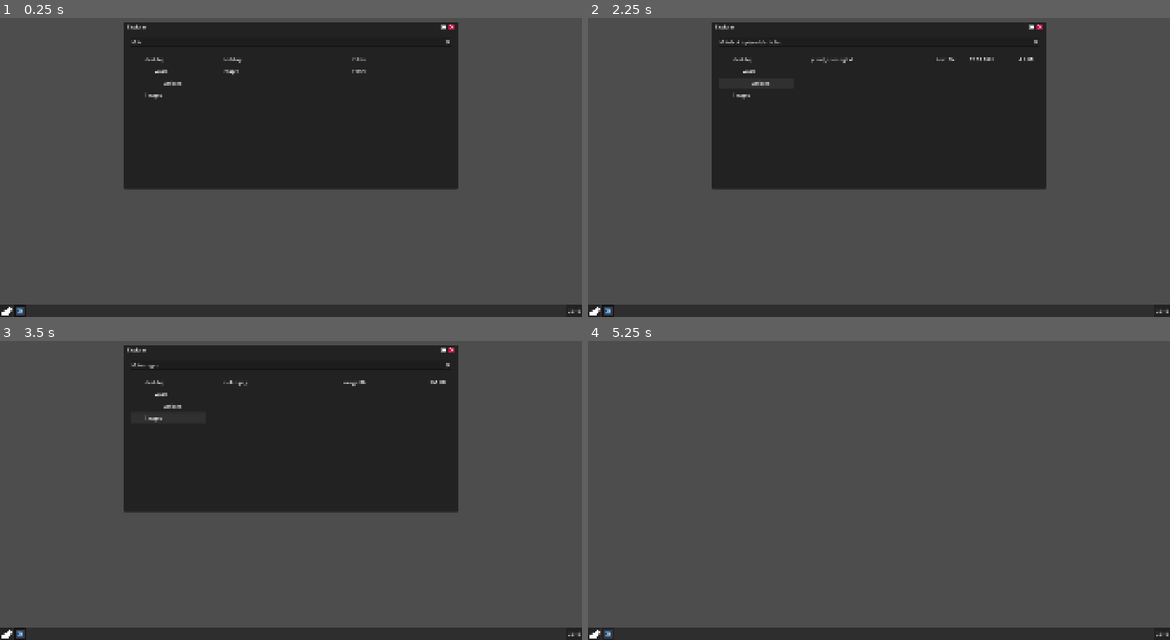
Above: before the commit, frames 1-4 (two rows, left to right).
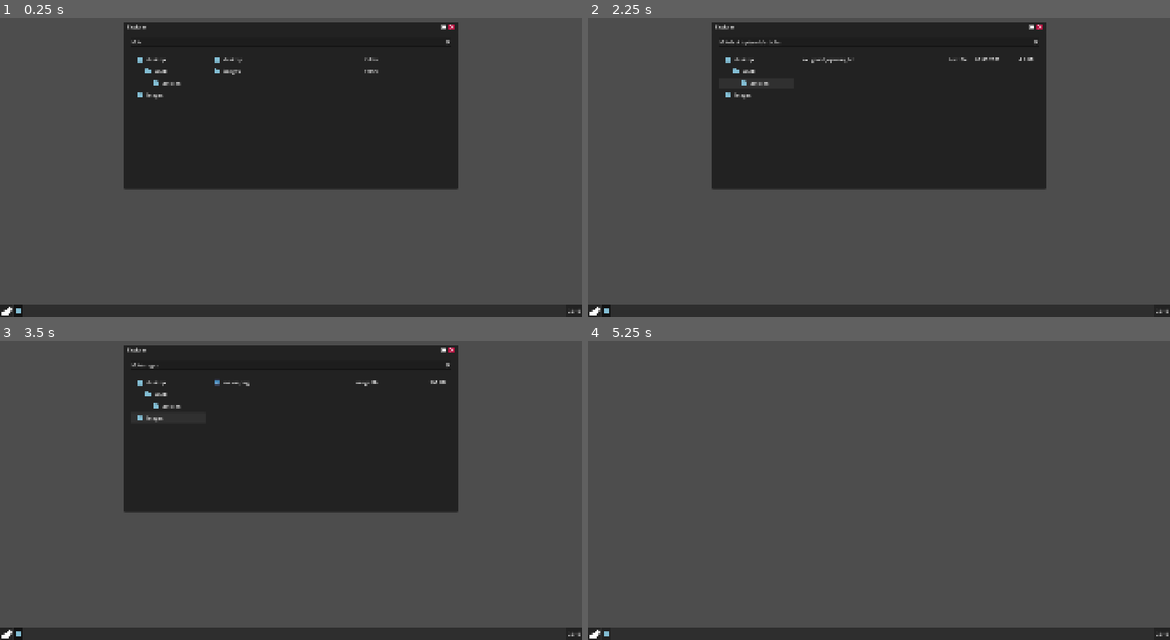
Above: after the commit, the same moments.

Repository: Dherleth/melon-os
Game: Godot game, scene res://os/core/os_system/os_system.tscn
Two runs of this game, one before a commit and one after it. Both use one fixed random seed, a clock stepped at 60 frames per second and the inputs below.
Inputs (mouse positions are in pixels of both pictures, inside the frame that each line leads up to):
- Up to frame 1 (0.25 s): no input
- Up to frame 2 (2.25 s): click (756, 59) at 0.52 s; click (756, 71) at 1.27 s; click (756, 83) at 2.02 s
- Up to frame 3 (3.5 s): click (168, 418) at 2.77 s
- Up to frame 4 (5.25 s): click (593, 634) at 3.5 s; click (593, 634) at 4.25 s; click (1030, 349) at 5 s

The runs differ from the first frame. In frame 1, 0.4% of the frame differs, in the area x 2-65%, y 13-100%; in frame 2, 0.3%; in frame 3, 0.3%; in frame 4, less than 0.1%.

Commit message:
icons in file explorer

Diff:
--- a/os/core/os_system/os_system.gd
+++ b/os/core/os_system/os_system.gd
@@ -6,23 +6,6 @@
 @onready var os_window_container: OsWindowsContainer = $OsWindowContainer
 @onready var os_task_bar: OsTaskBar = $OsTaskBar
 @onready var os_notification_center: OsNotificationCenter = $OsNotificationCenter
-
-const FILE_ASSOCIATIONS := {
-	"png": "imager",
-	"jpg": "imager",
-	"jpeg": "imager",
-	"webp": "imager",
-	"gif": "imager",
-
-	"txt": "texter",
-	"md": "texter",
-
-	"mp3": "sounder",
-	"wav": "sounder",
-	"ogg": "sounder",
-
-	"": "file_explorer", #Files with no extension are folders
-}
 
 var app_manager: OsAppManager = OsAppManager.new()
 
@@ -44,8 +27,8 @@
 func open_file(file_path: String):
 	var file_extension = file_path.get_extension()
 
-	if FILE_ASSOCIATIONS.has(file_extension):
-		var app_id = FILE_ASSOCIATIONS[file_extension]
+	if os_definition.file_associations.has(file_extension):
+		var app_id = os_definition.file_associations[file_extension].id
 		app_manager.launch_app(app_id, file_path)
 	else:
 		add_notification("No app able to open that file")
@@ -53,3 +36,14 @@
 
 func add_notification(text: String) -> void:
 	os_notification_center.add_notification(text)
+
+
+func get_file_app_association(file_path: String) -> OsAppDefinition:
+	var file_extension = file_path.get_extension()
+
+	if os_definition.file_associations.has(file_extension):
+		var definition := os_definition.file_associations[file_extension]
+
+		return definition
+
+	return null
--- a/os/core/os_system/os_system_definition.gd
+++ b/os/core/os_system/os_system_definition.gd
@@ -7,3 +7,4 @@
 @export_group("Filesystem")
 @export var filesystem_base_path := "res://os/data/filesystem"
 @export var extensions_to_hide: Array[String] = []
+@export var file_associations: Dictionary[String, OsAppDefinition] = {}
--- a/os/core/os_task_bar/os_task_bar.gd
+++ b/os/core/os_task_bar/os_task_bar.gd
@@ -8,7 +8,7 @@
 
 
 func _process(_delta: float) -> void:
-	time_button.text = str(Time.get_time_dict_from_system()["hour"]) + ":" + str(Time.get_time_dict_from_system()["minute"]).pad_zeros(2)
+	time_button.text = str(Time.get_time_dict_from_system()["hour"]).pad_zeros(2) + ":" + str(Time.get_time_dict_from_system()["minute"]).pad_zeros(2)
 
 
 func add_app_button(app_instance: OsAppScene) -> void:
--- a/os/data/apps/file_explorer/file_button.gd
+++ b/os/data/apps/file_explorer/file_button.gd
@@ -7,6 +7,7 @@
 @onready var size_label: Label = $MarginContainer/HBoxContainer/SizeLabel
 @onready var h_box_container: HBoxContainer = $MarginContainer/HBoxContainer
 @onready var margin_container: MarginContainer = $MarginContainer
+@onready var texture_rect: TextureRect = $MarginContainer/HBoxContainer/TextureRect
 
 const FILE_TYPE := {
 	"png": "image file",
@@ -42,13 +43,15 @@
 # for example.
 #
 # Spaces is used to show indentation in the file explorer tree
-func setup(filepath: String, with_details := true, spaces := 0) -> void:
+func setup(filepath: String, icon: Texture2D, with_details := true, spaces := 0) -> void:
+	texture_rect.texture = icon
 	full_path = filepath
 
 	if spaces > 0:
 		var count = spaces
 		while count != 0:
 			var spacer = Label.new()
+			spacer.text = "    "
 			h_box_container.add_child(spacer)
 			h_box_container.move_child(spacer, 0)
 			count = count - 1
@@ -142,6 +145,7 @@
 
 	add_theme_stylebox_override("normal", style)
 
+
 func _get_file_size(file_path) -> String:
 	var size_txt := ""
 	var bytes := -1
--- a/os/data/apps/file_explorer/file_button.tscn
+++ b/os/data/apps/file_explorer/file_button.tscn
@@ -1,6 +1,7 @@
 [gd_scene format=3 uid="uid://c7tacnlvmenwb"]
 
 [ext_resource type="Script" uid="uid://bjaomass8v3xn" path="res://os/data/apps/file_explorer/file_button.gd" id="1_8r5e7"]
+[ext_resource type="Texture2D" uid="uid://bns4jbw7ldrvt" path="res://os/data/apps/file_explorer/file_explorer_icon.png" id="2_0sv32"]
 
 [sub_resource type="StyleBoxFlat" id="StyleBoxFlat_3c6o5"]
 bg_color = Color(0.6, 0.6, 0.6, 0)
@@ -27,11 +28,13 @@
 
 [node name="HBoxContainer" type="HBoxContainer" parent="MarginContainer" unique_id=18145640]
 layout_mode = 2
-theme_override_constants/separation = 30
+theme_override_constants/separation = 10
 
 [node name="TextureRect" type="TextureRect" parent="MarginContainer/HBoxContainer" unique_id=1546340324]
 layout_mode = 2
-expand_mode = 3
+texture = ExtResource("2_0sv32")
+expand_mode = 2
+stretch_mode = 3
 
 [node name="FilenameLabel" type="Label" parent="MarginContainer/HBoxContainer" unique_id=827496330]
 custom_minimum_size = Vector2(100, 0)
--- a/os/data/apps/file_explorer/file_explorer.gd
+++ b/os/data/apps/file_explorer/file_explorer.gd
@@ -49,7 +49,8 @@
 					# Shows the content of the directory
 					var file_button_instance := file_button_scene.instantiate() as FileButton
 					folder_content_list.add_child(file_button_instance)
-					file_button_instance.setup(full_path)
+					var icon = os_system.get_file_app_association(full_path).icon
+					file_button_instance.setup(full_path, icon)
 					file_button_instance.pressed.connect(_on_file_button_pressed.bind(full_path))
 
 				if recursive:
@@ -57,7 +58,8 @@
 					if dir.current_is_dir():
 						var file_button_instance := file_button_scene.instantiate() as FileButton
 						folders_list.add_child(file_button_instance)
-						file_button_instance.setup(full_path, false, level)
+						var icon = os_system.get_file_app_association(full_path).icon
+						file_button_instance.setup(full_path, icon, false, level)
 						file_button_instance.pressed.connect(_on_file_button_pressed.bind(full_path))
 						scan_directory(full_path, recursive, level + 1)
 
--- a/os/data/apps/file_explorer/file_explorer.tres
+++ b/os/data/apps/file_explorer/file_explorer.tres
@@ -1,13 +1,14 @@
 [gd_resource type="Resource" script_class="OsAppDefinition" format=3 uid="uid://ddgo6flmur4it"]
 
+[ext_resource type="Texture2D" uid="uid://bns4jbw7ldrvt" path="res://os/data/apps/file_explorer/file_explorer_icon.png" id="1_jkbb0"]
 [ext_resource type="Script" uid="uid://byd2cixpj61b3" path="res://os/core/os_app/os_app_definition.gd" id="1_rodtw"]
-[ext_resource type="Texture2D" uid="uid://jdeo5x4gw7ii" path="res://os/data/apps/default_app_icon.png" id="1_ylt45"]
 [ext_resource type="PackedScene" uid="uid://be1mvvn43le1e" path="res://os/data/apps/file_explorer/file_explorer.tscn" id="2_jkbb0"]
 
 [resource]
 script = ExtResource("1_rodtw")
 id = &"file_explorer"
 name = "Explorer"
+icon = ExtResource("1_jkbb0")
 scene = ExtResource("2_jkbb0")
 default_size = Vector2(1100, 550)
 allow_multiple_instances = true
--- /dev/null
+++ b/os/data/apps/imager/imager.tres
@@ -0,0 +1,11 @@
+[gd_resource type="Resource" script_class="OsAppDefinition" format=3 uid="uid://dcfc4e0325oy3"]
+
+[ext_resource type="Texture2D" uid="uid://jdeo5x4gw7ii" path="res://os/data/apps/default_app_icon.png" id="1_ej07g"]
+[ext_resource type="Script" uid="uid://byd2cixpj61b3" path="res://os/core/os_app/os_app_definition.gd" id="2_c5ipe"]
+
+[resource]
+script = ExtResource("2_c5ipe")
+id = &"imager"
+name = "Imager"
+allow_multiple_instances = true
+metadata/_custom_type_script = "uid://byd2cixpj61b3"
--- /dev/null
+++ b/os/data/apps/sounder/sounder.tres
@@ -0,0 +1,11 @@
+[gd_resource type="Resource" script_class="OsAppDefinition" format=3 uid="uid://bpmpn5u1pd3sb"]
+
+[ext_resource type="Texture2D" uid="uid://jdeo5x4gw7ii" path="res://os/data/apps/default_app_icon.png" id="1_b2psy"]
+[ext_resource type="Script" uid="uid://byd2cixpj61b3" path="res://os/core/os_app/os_app_definition.gd" id="2_88xjt"]
+
+[resource]
+script = ExtResource("2_88xjt")
+id = &"sounder"
+name = "sounder"
+allow_multiple_instances = true
+metadata/_custom_type_script = "uid://byd2cixpj61b3"
--- a/os/data/os/melon_os_definiton.tres
+++ b/os/data/os/melon_os_definiton.tres
@@ -4,10 +4,25 @@
 [ext_resource type="Resource" uid="uid://da50ainwj438x" path="res://os/data/apps/texter/texter.tres" id="2_2cilk"]
 [ext_resource type="Script" uid="uid://bwkjhovlngnvt" path="res://os/core/os_system/os_system_definition.gd" id="2_w3sbq"]
 [ext_resource type="Resource" uid="uid://ddgo6flmur4it" path="res://os/data/apps/file_explorer/file_explorer.tres" id="3_dpuia"]
+[ext_resource type="Resource" uid="uid://dcfc4e0325oy3" path="res://os/data/apps/imager/imager.tres" id="4_ywwn4"]
+[ext_resource type="Resource" uid="uid://bpmpn5u1pd3sb" path="res://os/data/apps/sounder/sounder.tres" id="5_xmpl6"]
 
 [resource]
 script = ExtResource("2_w3sbq")
 apps = Array[ExtResource("1_h2snm")]([ExtResource("2_2cilk"), ExtResource("3_dpuia")])
 filesystem_base_path = "res://os/data/filesystem/"
 extensions_to_hide = Array[String](["import"])
+file_associations = Dictionary[String, ExtResource("1_h2snm")]({
+"": ExtResource("3_dpuia"),
+"gif": ExtResource("4_ywwn4"),
+"jpeg": ExtResource("4_ywwn4"),
+"jpg": ExtResource("4_ywwn4"),
+"md": ExtResource("2_2cilk"),
+"mp3": ExtResource("5_xmpl6"),
+"ogg": ExtResource("5_xmpl6"),
+"png": ExtResource("4_ywwn4"),
+"txt": ExtResource("2_2cilk"),
+"wav": ExtResource("5_xmpl6"),
+"webp": ExtResource("4_ywwn4")
+})
 metadata/_custom_type_script = "uid://bwkjhovlngnvt"
Binary file changed: os/data/apps/default_app_icon.png
Binary file added: os/data/apps/file_explorer/file_explorer_icon.png
Not shown, added: os/data/apps/file_explorer/file_explorer_icon.png.import
Binary file changed: os/data/apps/texter/texter_icon.png
Not shown, added: os/data/.DS_Store
